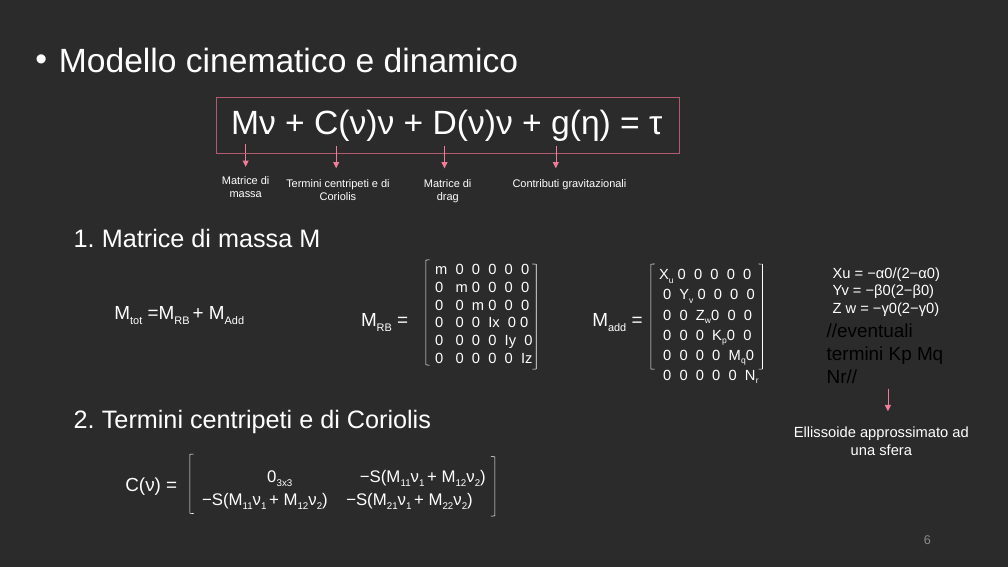
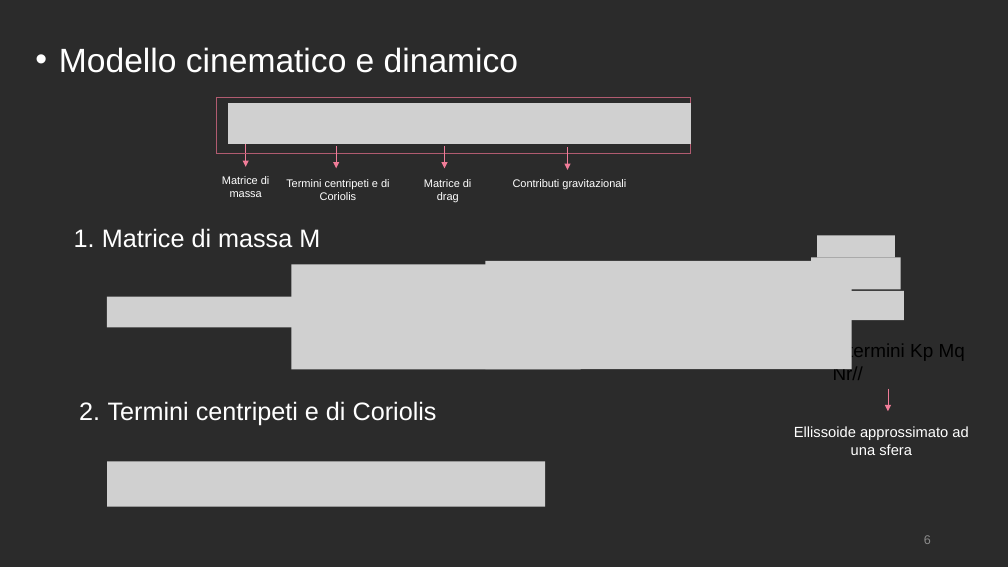
Before and after one commit to polifab/Subacquei_modello, a slide deck: slide 6 of presentazione.pptx. Drawn at 1008x567 pixels with LibreOffice and Linux fonts; fonts in the diff are those of the drawing; grey boxes stand for pictures; background and template pictures are left out; a plain dark background stands for a picture behind light text. Boxes give left, top, right and bottom in pixels: in the first picture for what was removed or moved away, otherwise in the second. Text is boxed around its words. In the diff, an @@ line names an element or a change of style, - is before the commit and + after.

```diff
--- a/presentazione.pptx
+++ b/presentazione.pptx
@@ rectangle resized from (x1=216, y1=98, x2=679, y2=154) to (x1=216, y1=98, x2=691, y2=154) @@
@@ picture added at (x1=228, y1=104, x2=691, y2=144) @@
@@ text removed at (x1=231, y1=109, x2=662, y2=141) @@
-Mν + C(ν)ν + D(ν)ν + g(η) = τ
@@ text removed at (x1=256, y1=98, x2=284, y2=146) @@
-.
@@ arrow moved from (556, 146) - (556, 169) to (568, 147) - (568, 170) @@
@@ picture added at (x1=817, y1=235, x2=895, y2=257) @@
@@ picture added at (x1=291, y1=265, x2=581, y2=370) @@
@@ left bracket removed at (x1=426, y1=260, x2=430, y2=365) @@
@@ text removed at (x1=435, y1=263, x2=532, y2=363) @@
-m 0 0 0 0 0
-0 m 0 0 0 0
-0 0 m 0 0 0
-0 0 0 Ix 0 0
-0 0 0 0 Iy 0
-0 0 0 0 0 Iz
@@ picture added at (x1=485, y1=261, x2=851, y2=369) @@
@@ left bracket removed at (x1=532, y1=264, x2=536, y2=369) @@
@@ left bracket removed at (x1=651, y1=264, x2=655, y2=369) @@
@@ text removed at (x1=663, y1=268, x2=755, y2=380) @@
-Xu 0 0 0 0 0
-0 Yv 0 0 0 0
-0 0 Zw0 0 0
-0 0 0 Kp0 0
-0 0 0 0 Mq0
-0 0 0 0 0 Nr
@@ left bracket removed at (x1=759, y1=264, x2=763, y2=369) @@
@@ picture added at (x1=811, y1=258, x2=901, y2=290) @@
@@ text removed at (x1=833, y1=267, x2=940, y2=316) @@
-Xu = −α0/(2−α0)
-Yv = −β0(2−β0)
-Z w = −γ0(2−γ0)
@@ text removed at (x1=107, y1=297, x2=273, y2=327) @@
-Mtot =MRB + MAdd
@@ picture added at (x1=107, y1=297, x2=302, y2=327) @@
@@ picture added at (x1=811, y1=291, x2=904, y2=321) @@
@@ text removed at (x1=354, y1=304, x2=454, y2=334) @@
-MRB =
@@ text removed at (x1=585, y1=304, x2=686, y2=334) @@
-Madd =
@@ text at (x1=833, y1=342, x2=965, y2=380): text changed @@
-//eventuali termini Kp Mq Nr//
+// termini Kp Mq Nr//
@@ text at (x1=102, y1=409, x2=431, y2=434): paragraph removed @@
-2. Termini centripeti e di Coriolis
@@ text added at (x1=108, y1=401, x2=437, y2=425), 24 pt, text #FFFFFF @@
+2. Termini centripeti e di Coriolis
@@ picture added at (x1=107, y1=461, x2=546, y2=507) @@
@@ text removed at (x1=125, y1=477, x2=161, y2=495) @@
-C(ν) =
@@ left bracket removed at (x1=190, y1=454, x2=194, y2=514) @@
@@ text removed at (x1=202, y1=470, x2=400, y2=509) @@
-03x3 −S(M11ν1 + M12ν2)
-−S(M11ν1 + M12ν2) −S(M21ν1 + M22ν2)
@@ left bracket removed at (x1=491, y1=457, x2=495, y2=516) @@
```
Also in this commit, not shown: 1 other slide changed.
